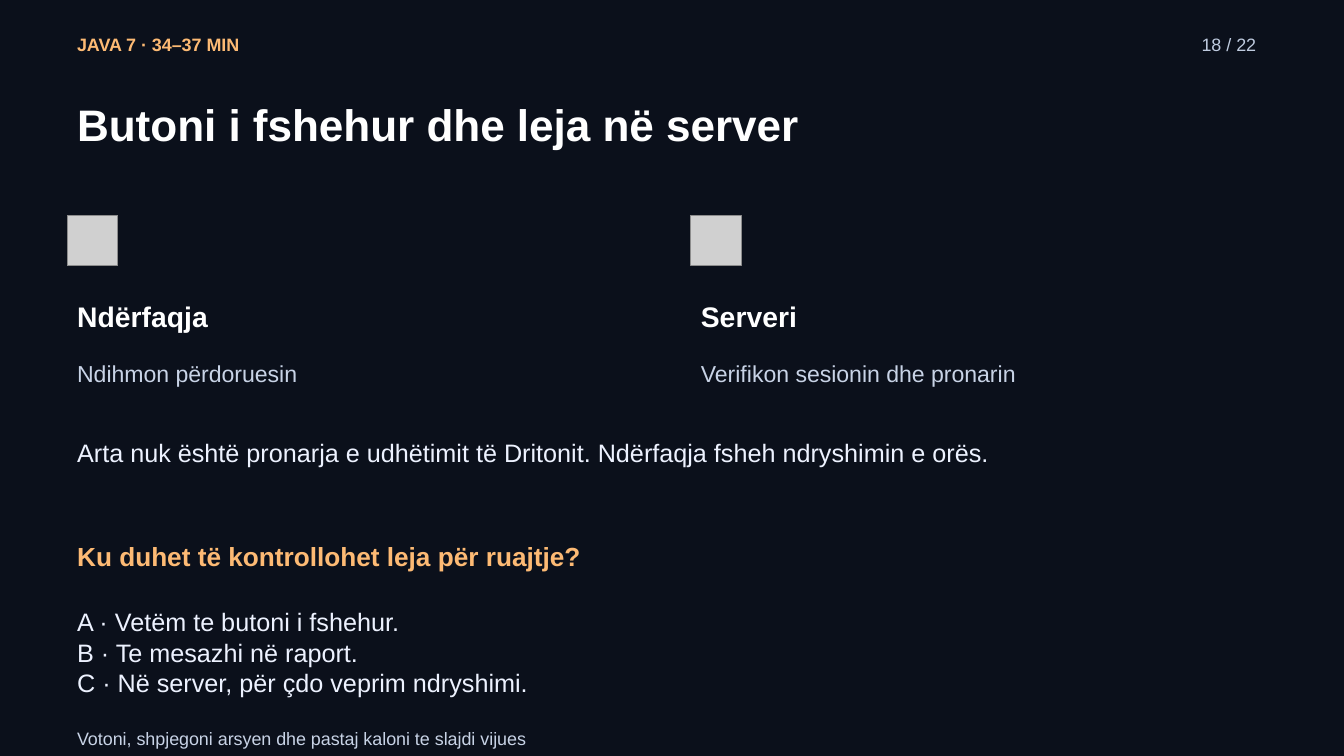
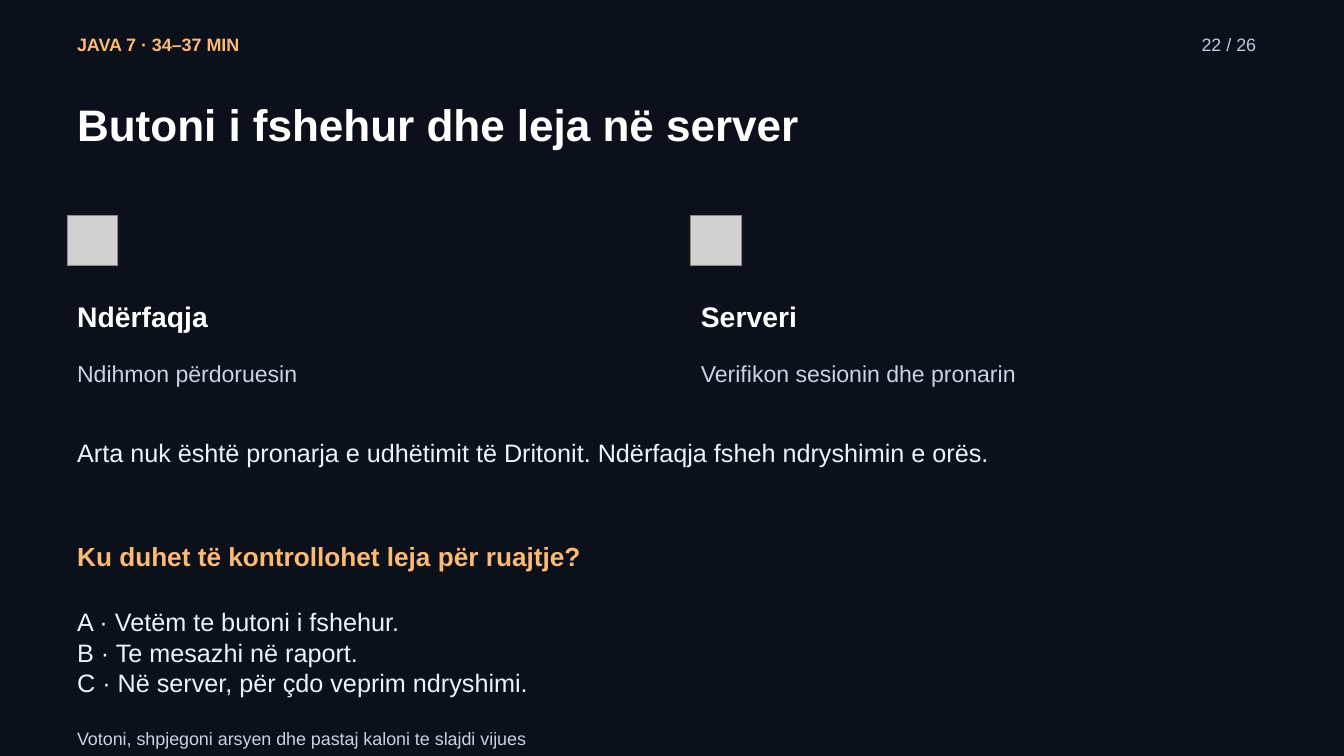
Before and after one commit to arbenl/arbenl.github.io, a slide deck: slide 22 of lendet/2026-2027/mobile/lectures/ligjerata-07-kontrolli-mvp-rideshare-2026.pptx (slide 18 before the commit). Drawn at 1344x756 pixels with LibreOffice and Linux fonts; fonts in the diff are those of the drawing; grey boxes stand for pictures. Boxes give left, top, right and bottom in pixels: in the first picture for what was removed or moved away, otherwise in the second. Text is boxed around its words. In the diff, an @@ line names an element or a change of style, - is before the commit and + after.

```diff
--- a/lendet/2026-2027/mobile/lectures/ligjerata-07-kontrolli-mvp-rideshare-2026.pptx
+++ b/lendet/2026-2027/mobile/lectures/ligjerata-07-kontrolli-mvp-rideshare-2026.pptx
@@ text at [1202,38,1256,51]: text changed @@
-18 / 22
+22 / 26
```
Also in this commit, not shown: 17 other slides changed, 8 slides added, 4 slides removed, 21 other files.
